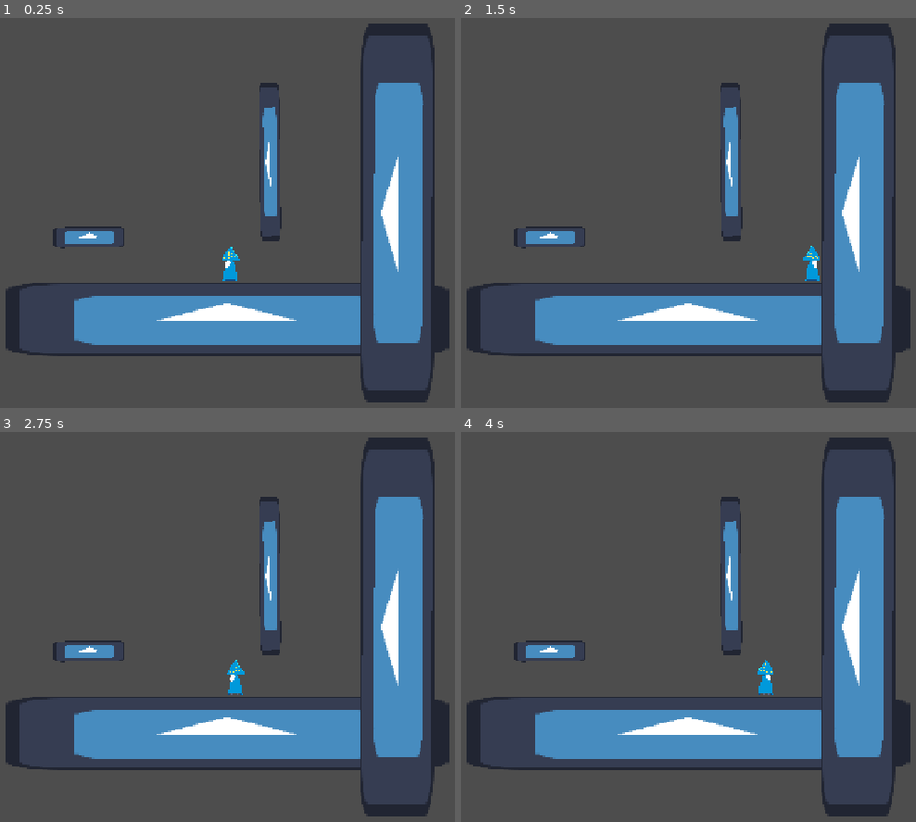
Above: before the commit, frames 1-4 (two rows, left to right).
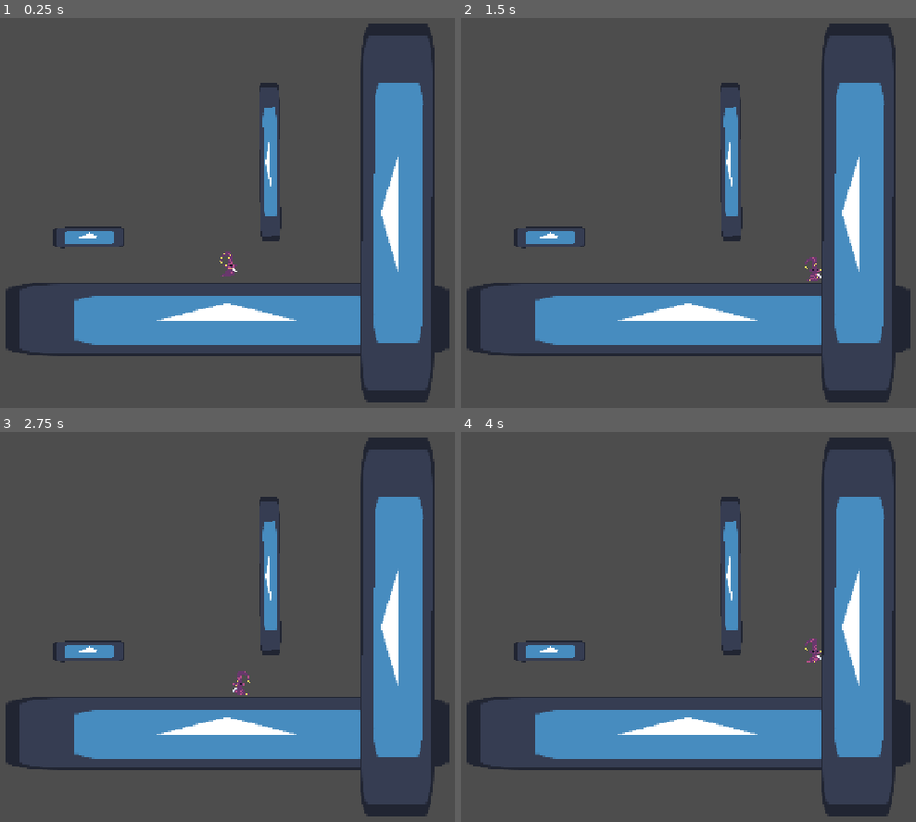
Above: after the commit, the same moments.

Repository: ADKeiber/WizardPlatformGame
Game: Godot game, scene res://scenes/levels/testlevel.tscn
The game is run twice, just before and just after one commit, with the same random seed, the same clock (stepped at 60 frames per second) and the same inputs. The engine's default icon, where the game draws it, is replaced by a stand-in: a white triangle on a blue panel in a dark square.
Inputs (mouse positions are in pixels of both pictures, inside the frame that each line leads up to):
- Up to frame 1 (0.25 s): no input
- Up to frame 2 (1.5 s): move the mouse to (884, 197) at 0.52 s; hold D (move_right) from 0.53 s (still down); tap Mouse wheel down (Down-Scroll) at 0.6 s; tap Space (jump) at 0.77 s; move the mouse to (574, 240) at 1.27 s; tap E (E-Key) at 1.35 s
- Up to frame 3 (2.75 s): tap Space (jump) at 1.52 s; move the mouse to (336, 541) at 2.02 s; release D (move_right) at 2.03 s; press the mouse at (336, 541) at 2.03 s; hold A (move_left) from 2.03 s (still down)
- Up to frame 4 (4 s): move the mouse to (683, 716) at 2.77 s; release A (move_left) at 2.78 s; release the mouse at (683, 716) at 2.78 s; hold D (move_right) from 2.78 s (still down); tap Shift (L-Shift) at 2.85 s; tap Space (jump) at 3.02, 3.77 s; move the mouse to (outside the picture) at 3.52 s; hold Q (Q-Key) from 3.53 s (still down)

The runs differ from the first frame. In frame 1, 0.2% of the frame differs, in the area x 48-53%, y 58-68%; in frame 2, 0.2%; in frame 3, 0.3%; in frame 4, 0.3%, in the area x 65-80%, y 52-68%.

Commit message:
Added wizard art and spike art

Diff:
--- a/scenes/character/wizard.gd
+++ b/scenes/character/wizard.gd
@@ -15,6 +15,13 @@
 
 @onready var jump_buffer_timer : Timer = $JumpBufferTimer
 @onready var coyote_timer : Timer = $CoyoteTimer
+
+
+
+
+
+
+
 
 
 func _physics_process(delta: float) -> void:
@@ -109,9 +116,9 @@
 
 func update_animation() -> void:
 	if velocity.x > 0:
+		$Sprite2D.flip_h = false
+	if velocity.x < 0:
 		$Sprite2D.flip_h = true
-	if velocity.x < 0:
-		$Sprite2D.flip_h = false
 
 func floor_reset():
 	if is_on_floor():
--- a/scenes/character/wizard.tscn
+++ b/scenes/character/wizard.tscn
@@ -1,20 +1,23 @@
 [gd_scene format=3 uid="uid://c2drvg5n10vpi"]
 
-[ext_resource type="Texture2D" uid="uid://h1sx5lwh080f" path="res://assets/art/wizard/ProtoWizard.png" id="1_0isxx"]
 [ext_resource type="Script" uid="uid://xpjsch23trd0" path="res://scenes/character/wizard.gd" id="1_ct15x"]
+[ext_resource type="Texture2D" uid="uid://nxlgulxf568u" path="res://assets/art/wizard/Wizard.png" id="2_oixhv"]
 
 [sub_resource type="CapsuleShape2D" id="CapsuleShape2D_vgf6b"]
-radius = 14.0
-height = 60.0
+radius = 9.0
+height = 26.0
 
 [node name="Wizard" type="CharacterBody2D" unique_id=3259477]
+collision_mask = 2
 script = ExtResource("1_ct15x")
 
 [node name="CollisionShape2D" type="CollisionShape2D" parent="." unique_id=1003744036]
 shape = SubResource("CapsuleShape2D_vgf6b")
 
 [node name="Sprite2D" type="Sprite2D" parent="." unique_id=430193613]
-texture = ExtResource("1_0isxx")
+position = Vector2(34, 2)
+texture = ExtResource("2_oixhv")
+offset = Vector2(-33, -14)
 
 [node name="JumpBufferTimer" type="Timer" parent="." unique_id=877103710]
 wait_time = 0.1
--- a/scenes/levels/testlevel.tscn
+++ b/scenes/levels/testlevel.tscn
@@ -15,6 +15,7 @@
 
 [node name="StaticBody2D" type="StaticBody2D" parent="." unique_id=2033979914]
 position = Vector2(595, 468)
+collision_layer = 2
 physics_material_override = SubResource("PhysicsMaterial_vgf6b")
 
 [node name="CollisionShape2D" type="CollisionShape2D" parent="StaticBody2D" unique_id=1100811784]
@@ -28,6 +29,7 @@
 [node name="StaticBody2D2" type="StaticBody2D" parent="." unique_id=1581877813]
 position = Vector2(807, 300)
 rotation = -1.5667259
+collision_layer = 2
 physics_material_override = SubResource("PhysicsMaterial_vgf6b")
 
 [node name="CollisionShape2D" type="CollisionShape2D" parent="StaticBody2D2" unique_id=1298420361]
@@ -41,6 +43,7 @@
 [node name="StaticBody2D3" type="StaticBody2D" parent="." unique_id=163917237]
 position = Vector2(342, 392.00003)
 rotation = 0.023538344
+collision_layer = 2
 physics_material_override = SubResource("PhysicsMaterial_vgf6b")
 
 [node name="Sprite2D" type="Sprite2D" parent="StaticBody2D3" unique_id=708464797]
@@ -57,6 +60,7 @@
 [node name="StaticBody2D4" type="StaticBody2D" parent="." unique_id=301104329]
 position = Vector2(653.99994, 287)
 rotation = -1.5656674
+collision_layer = 2
 physics_material_override = SubResource("PhysicsMaterial_vgf6b")
 
 [node name="Sprite2D" type="Sprite2D" parent="StaticBody2D4" unique_id=1983995175]
Binary file added: assets/art/platform/Spikes.png
Not shown, changed: assets/art/platform/Spikes.png.import
Binary file removed: assets/art/wizard/ProtoWizard.png
Binary file added: assets/art/wizard/Wizard.png
Not shown, added: assets/art/wizard/Wizard.png.import
